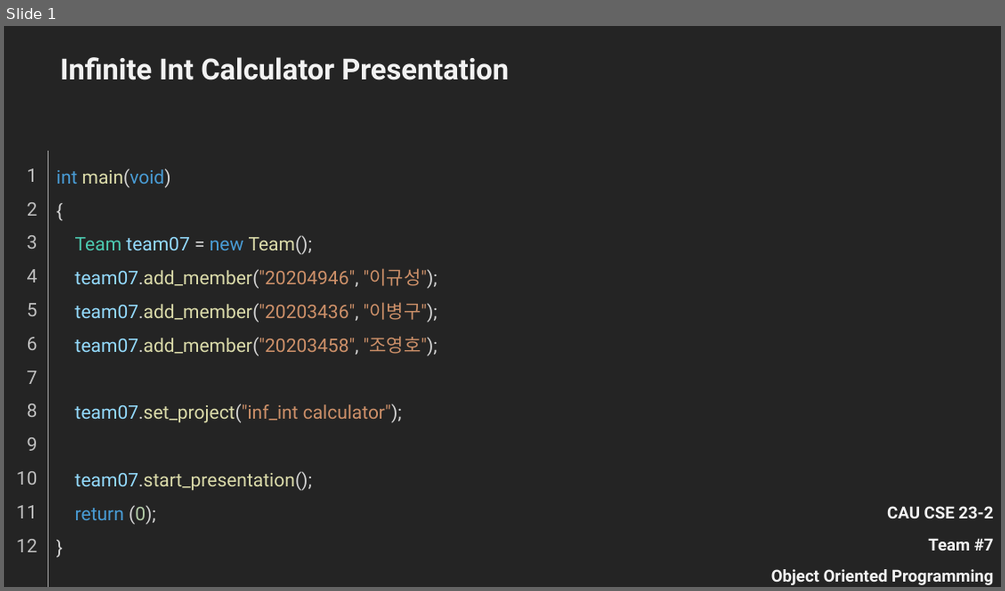
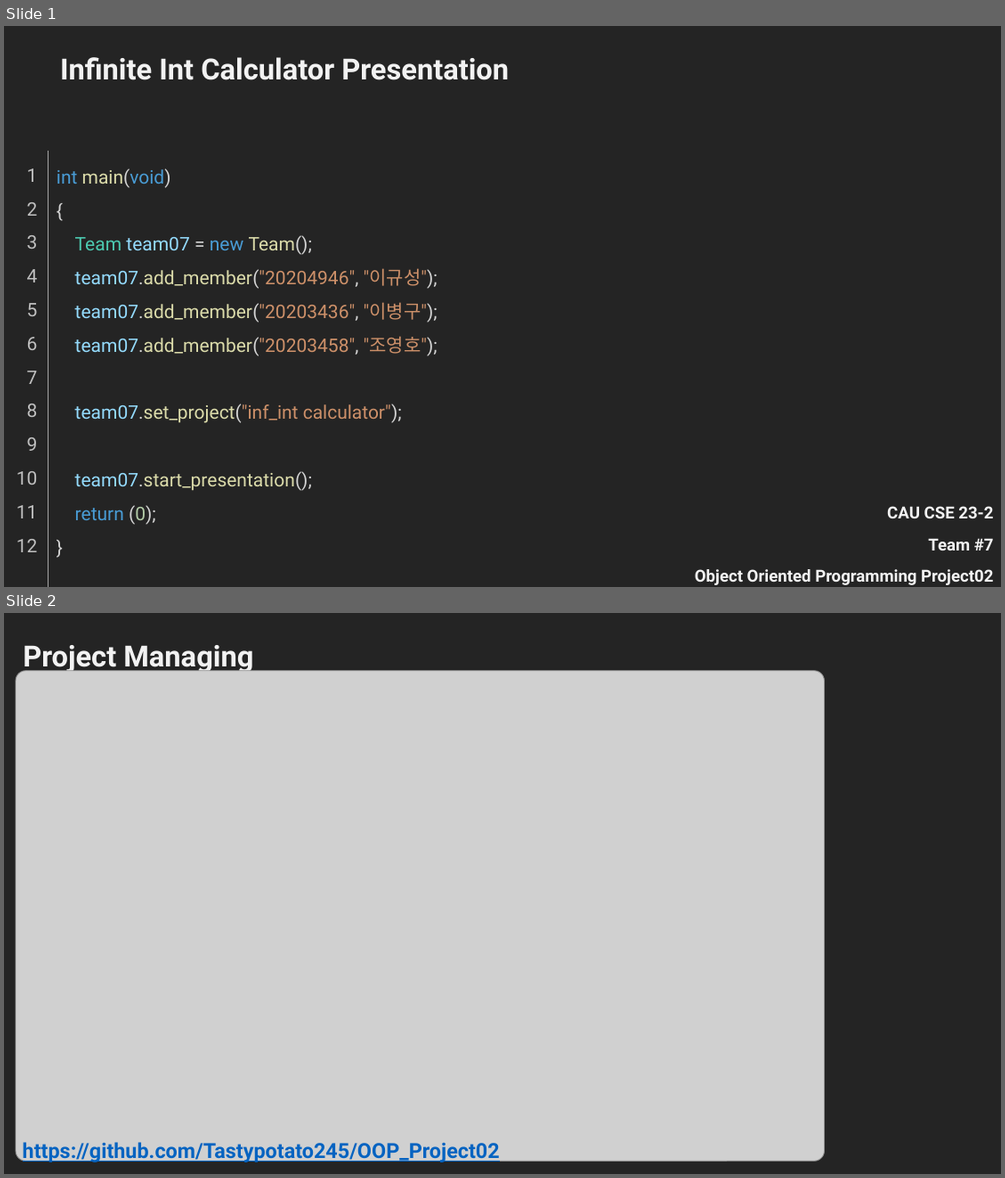
Before and after one commit to Tastypotato245/OOP_Project02, a slide deck: OOP_Project02_Team07.pptx. Shown one above the other, each under a label of ours: slide 1 before the commit, slides 1 and 2 after it. The pictures are 1005x591 and 1005x1178 pixels, drawn with LibreOffice and Linux fonts; fonts in the diff are those of the drawing; grey boxes stand for pictures. Boxes give left, top, right and bottom in pixels: in the first picture for what was removed or moved away, otherwise in the second. Text is boxed around its words. In the diff, an @@ line names an element or a change of style, - is before the commit and + after.

```diff
--- a/OOP_Project02_Team07.pptx
+++ b/OOP_Project02_Team07.pptx
@@ slide 2 added at (x1=4, y1=613, x2=1001, y2=1174), background #242424 @@
@@ text added at (x1=23, y1=645, x2=253, y2=674), 28 pt, text #F2F2F2, bold @@
+Project Managing
@@ picture added at (x1=16, y1=671, x2=825, y2=1160) @@
@@ text added at (x1=23, y1=1142, x2=500, y2=1163), 20 pt, text #0563C1, bold, underline @@
+https://github.com/Tastypotato245/OOP_Project02
@@ slide 1 changed as well @@
@@ text "CAU CSE 23-2" moved from (x1=771, y1=506, x2=994, y2=585) to (x1=695, y1=506, x2=994, y2=585) @@
@@ text at (x1=695, y1=569, x2=993, y2=585): text changed @@
-Object Oriented Programming
+Object Oriented Programming Project02
```
Also in this commit, not shown: 9 other slides added, 3 slides removed, 1 other file.
